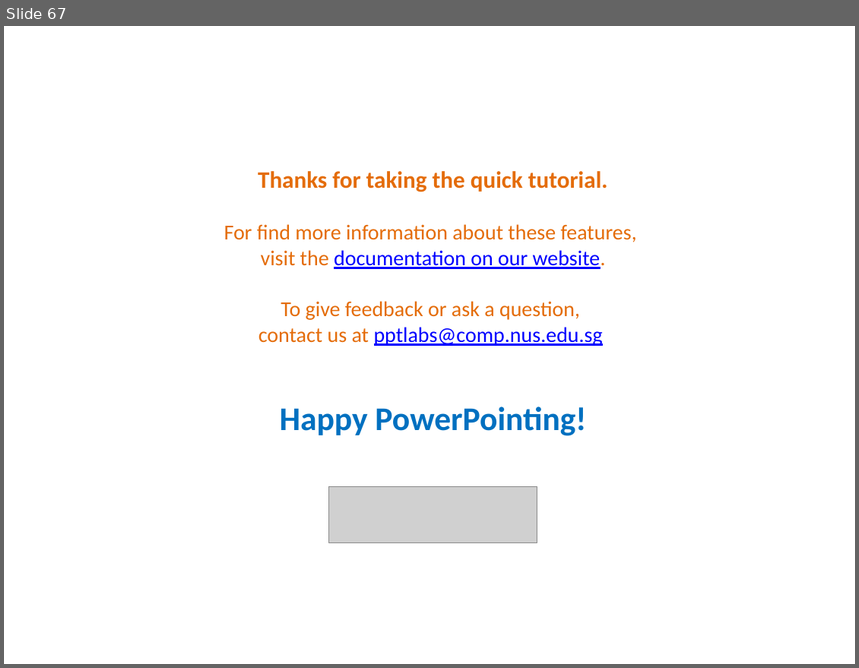
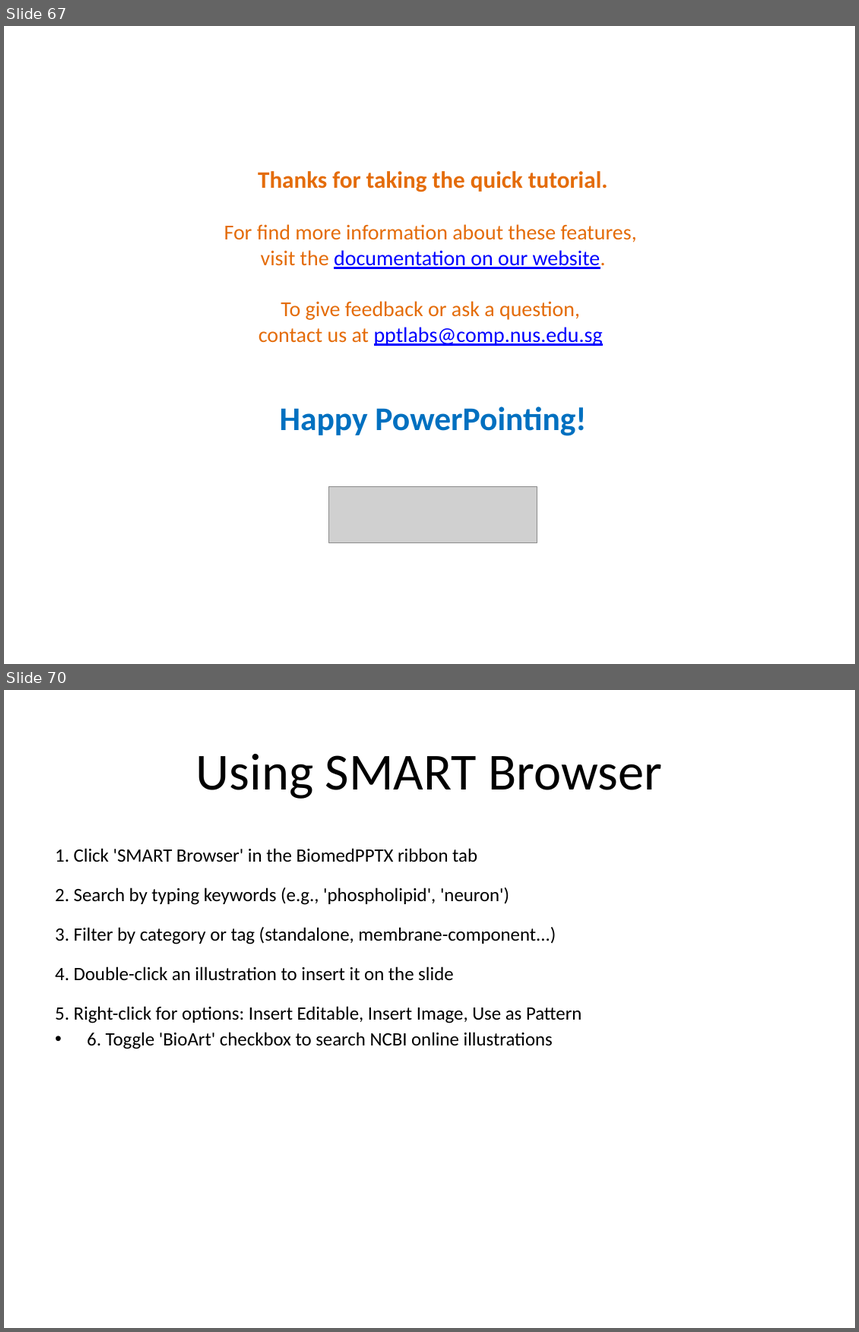
Before and after one commit to TriasJ/BiomedPPTX, a slide deck: doc/Tutorial.pptx. Shown one above the other, each under a label of ours: slide 67 before the commit, slides 67 and 70 after it; the slides between them are not shown. The pictures are 859x668 and 859x1332 pixels, drawn with LibreOffice and Linux fonts; fonts in the diff are those of the drawing; grey boxes stand for pictures. Boxes give left, top, right and bottom in pixels: in the first picture for what was removed or moved away, otherwise in the second. Text is boxed around its words. In the diff, an @@ line names an element or a change of style, - is before the commit and + after.

```diff
--- a/doc/Tutorial.pptx
+++ b/doc/Tutorial.pptx
@@ slide 70 added at (4,690,855,1328), background #FFFFFF @@
@@ title added at (196,754,663,799), 44 pt, text #000000 @@
+Using SMART Browser
@@ text added at (55,848,582,1049), 16 pt, text #000000 @@
+• 1. Click 'SMART Browser' in the BiomedPPTX ribbon tab
+  2. Search by typing keywords (e.g., 'phospholipid', 'neuron')
+  3. Filter by category or tag (standalone, membrane-component...)
+  4. Double-click an illustration to insert it on the slide
+  5. Right-click for options: Insert Editable, Insert Image, Use as Pattern
+  6. Toggle 'BioArt' checkbox to search NCBI online illustrations
```
Also in this commit, not shown: 7 other slides added, 1 other file.
